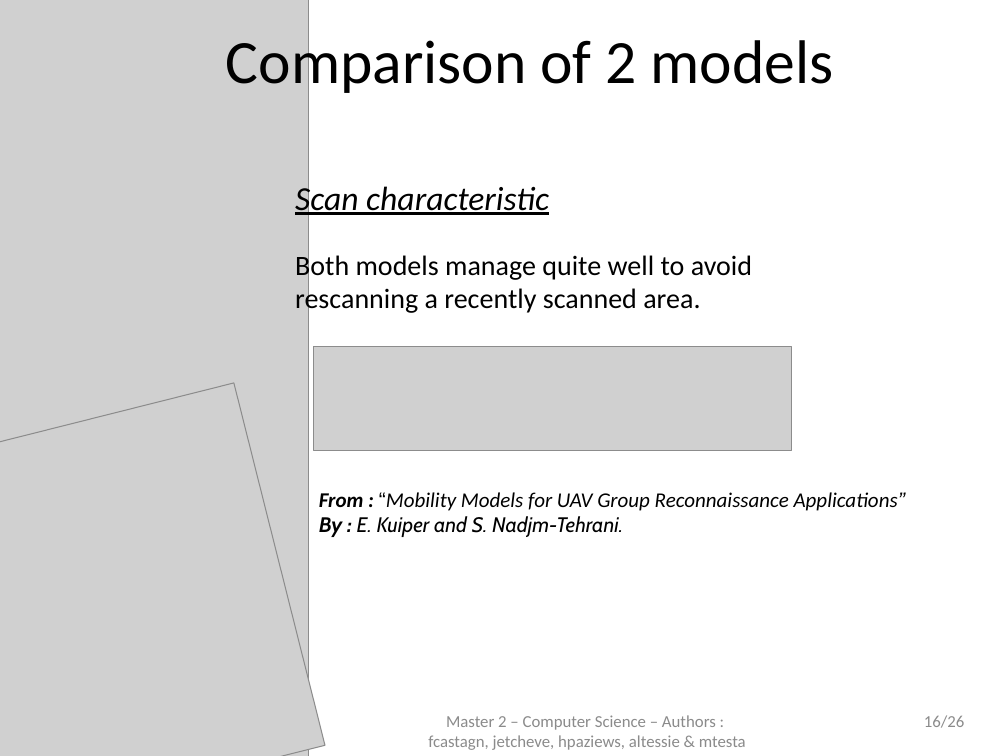
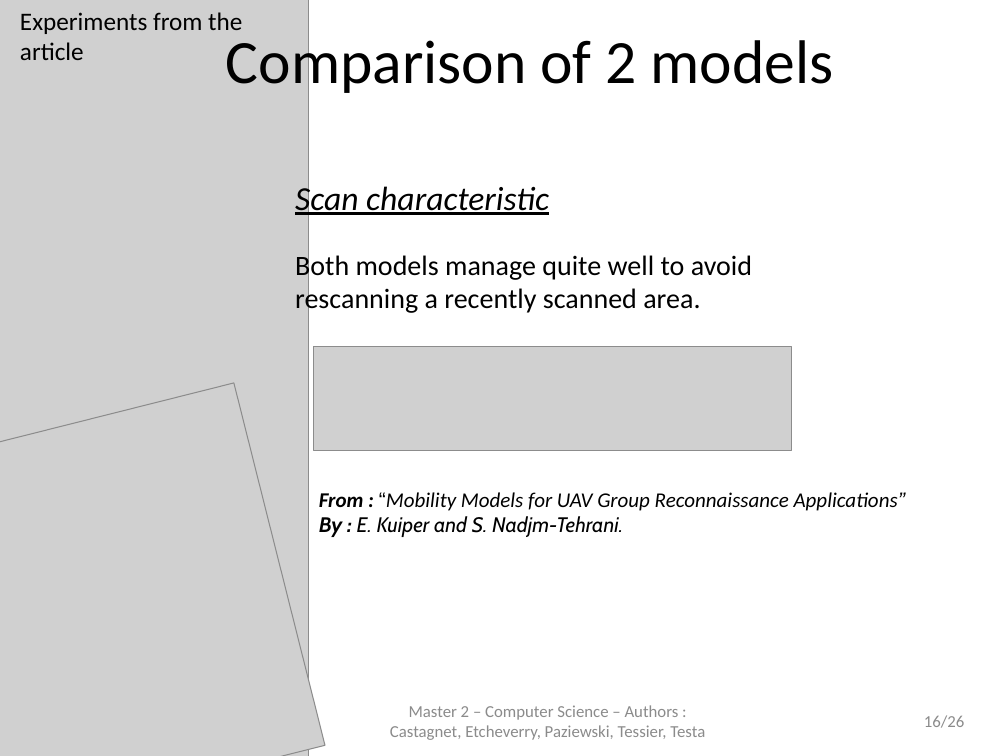
Before and after one commit to jetcheve/M2_PER_MMUAVGRA, a slide deck: slide 16 of ressources/presentation/PresentationPER_Desbarats_V3.pptx. Drawn at 1008x756 pixels with LibreOffice and Linux fonts; fonts in the diff are those of the drawing; grey boxes stand for pictures; background and template pictures are left out. Boxes give left, top, right and bottom in pixels: in the first picture for what was removed or moved away, otherwise in the second. Text is boxed around its words. In the diff, an @@ line names an element or a change of style, - is before the commit and + after.

```diff
--- a/ressources/presentation/PresentationPER_Desbarats_V3.pptx
+++ b/ressources/presentation/PresentationPER_Desbarats_V3.pptx
@@ text added at box(20, 12, 242, 60), 18 pt, text #000000 @@
+Experiments from the article
@@ text at box(390, 705, 705, 740): text changed @@
-Master 2 – Computer Science – Authors :
-fcastagn, jetcheve, hpaziews, altessie & mtesta
+Master 2 – Computer Science – Authors : Castagnet, Etcheverry, Paziewski, Tessier, Testa
```
Also in this commit, not shown: 24 other slides changed, 1 other file.
